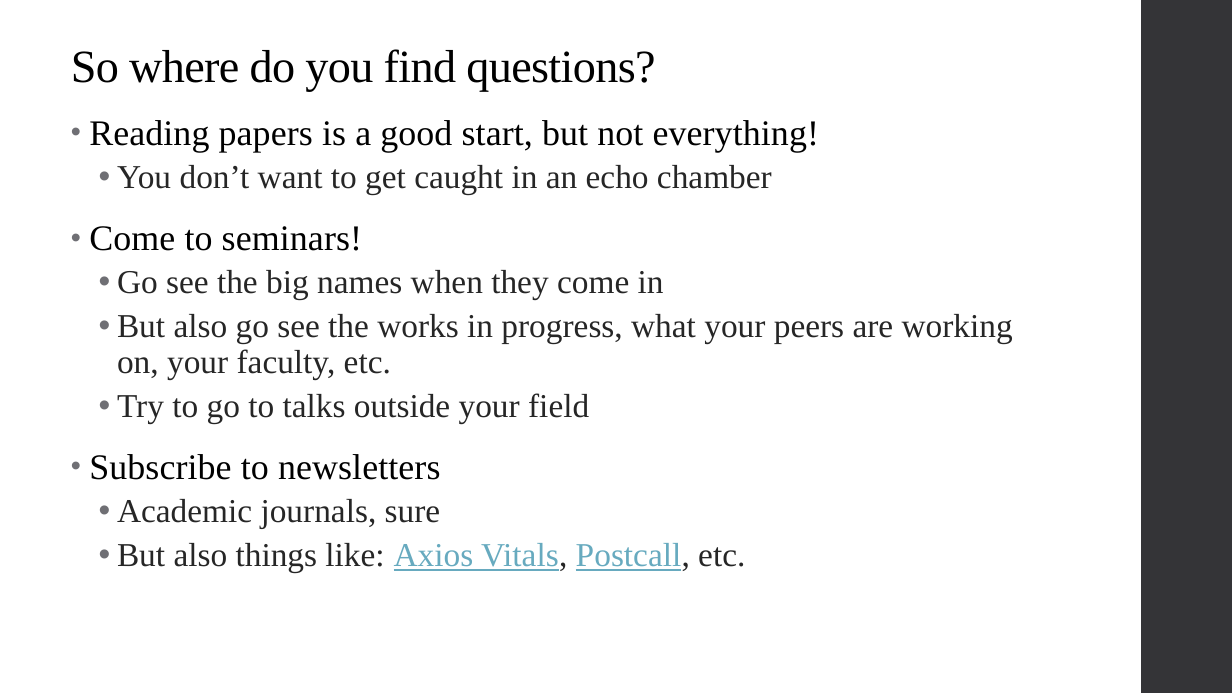
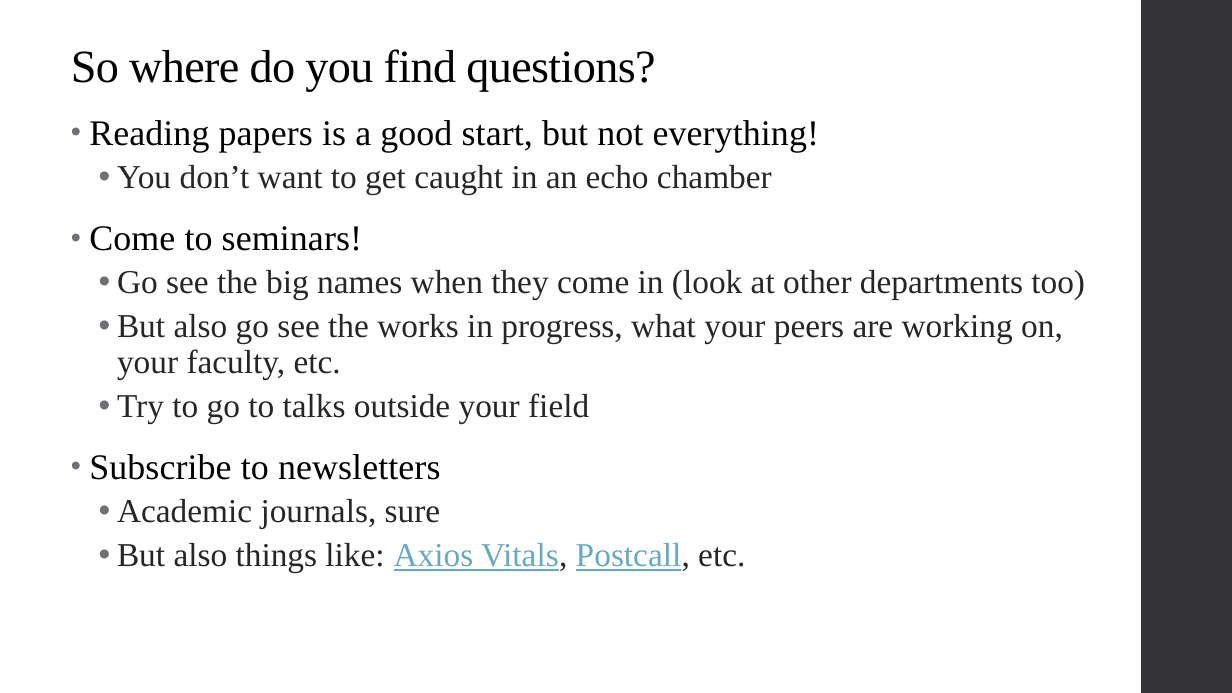
Before and after one commit to alex-hoagland/HAD5744, a slide deck: slide 58 of Lecture05_DataCleaning/Lecture5_DataCleaning-ResearchDesign.pptx (slide 52 before the commit). Drawn at 1232x693 pixels with LibreOffice and Linux fonts; fonts in the diff are those of the drawing. Boxes give left, top, right and bottom in pixels: in the first picture for what was removed or moved away, otherwise in the second. Text is boxed around its words. In the diff, an @@ line names an element or a change of style, - is before the commit and + after.

Commit message:
Updates to Lecture 5 and correction for Assignment 2
Updated Lecture 5 R code and slides. Typo correction for Assignment2.pdf

```diff
--- a/Lecture05_DataCleaning/Lecture5_DataCleaning-ResearchDesign.pptx
+++ b/Lecture05_DataCleaning/Lecture5_DataCleaning-ResearchDesign.pptx
@@ text at (117,270,1085,300): text changed @@
-  • Go see the big names when they come in
+  • Go see the big names when they come in (look at other departments too)
```
Also in this commit, not shown: 9 other slides changed, 6 slides added, 7 other files.
